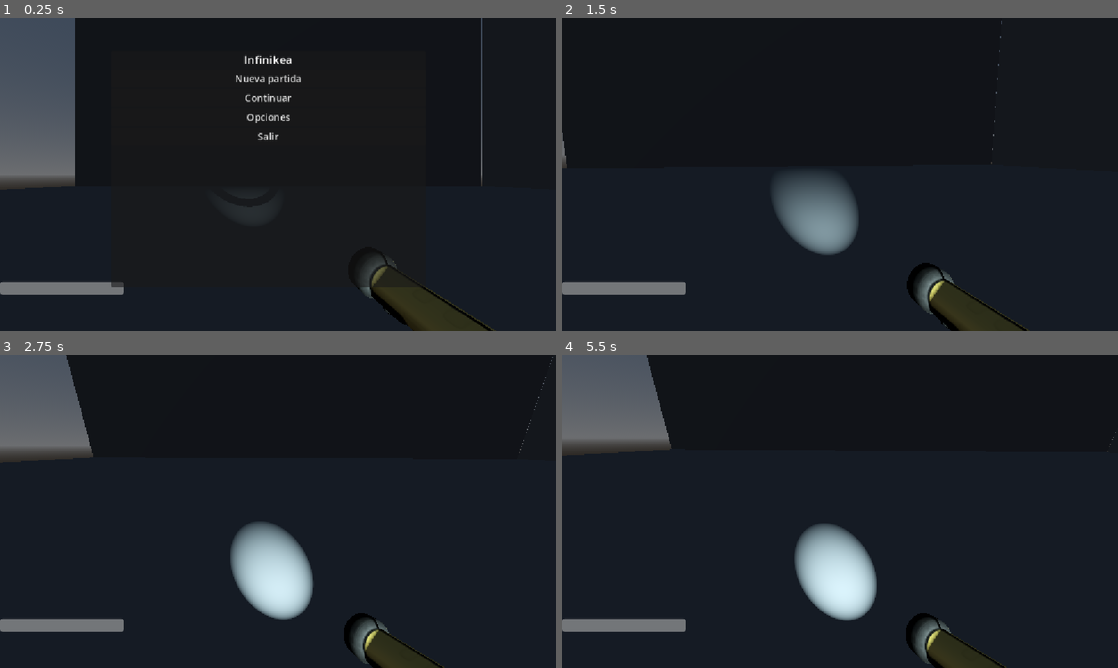
Above: before the commit, frames 1-4 (two rows, left to right).
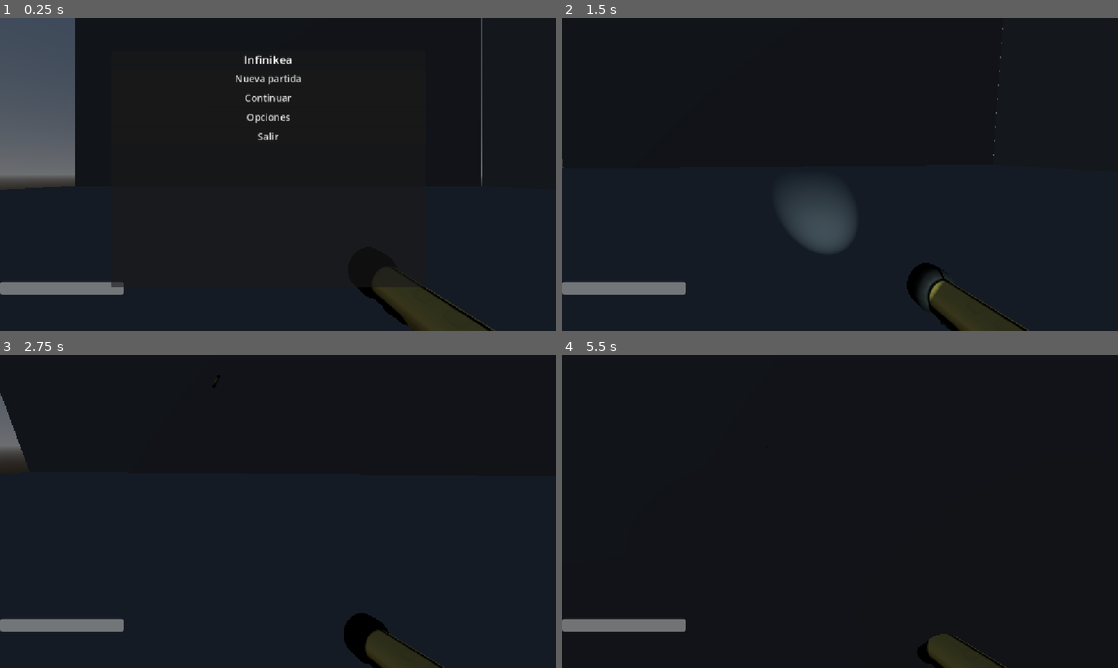
Above: after the commit, the same moments.

Repository: TasteLessTree/Infinikea
Game: Godot game, scene res://scenes/main.tscn
Two runs of this game, one before a commit and one after it. Both use one fixed random seed, a clock stepped at 60 frames per second and the inputs below.
Inputs (mouse positions are in pixels of both pictures, inside the frame that each line leads up to):
- Up to frame 1 (0.25 s): no input
- Up to frame 2 (1.5 s): click "Nueva partida" at 0.5 s; tap Enter at 1.25 s; move the mouse to (867, 174) at 1.27 s; hold W (move_forward) from 1.28 s (still down); tap F (spotlight_on_off) at 1.35 s
- Up to frame 3 (2.75 s): keep holding W (move_forward); tap Space (jump) at 1.52, 2.27 s; move the mouse to (250, 511) at 2.02 s; tap F (spotlight_on_off) at 2.1 s
- Up to frame 4 (5.5 s): keep holding W (move_forward); move the mouse to (851, 505) at 2.77 s; hold Shift (sprint) 2.78-3.53 s; tap F (spotlight_on_off) at 3.05, 3.6, 4.35, 5.3 s; tap Space (jump) at 3.5, 3.77, 4.52, 5.27 s; move the mouse to (834, 517) at 3.52 s; move the mouse to (878, 514) at 4.27 s; move the mouse to (795, 508) at 5.02 s; tap Shift (sprint) at 5.1 s

The runs differ from the first frame. In frame 1, 0.4% of the frame differs, in the area x 64-72%, y 76-95%; in frame 2, 3.3%; in frame 3, 8.3%; in frame 4, 9.4%, in the area x 0-100%, y 0-99%.
Error before the commit: Invalid access to property or key 'rotation' on a base object of type 'null instance'. (res://scripts/player.gd:93)

Commit message:
Linterna funcional

Diff:
--- a/assets/items/linterna/linterna.tscn
+++ b/assets/items/linterna/linterna.tscn
@@ -1,5 +1,6 @@
-[gd_scene load_steps=6 format=4 uid="uid://bs5mmnyftg8jg"]
+[gd_scene load_steps=7 format=4 uid="uid://bs5mmnyftg8jg"]
 
+[ext_resource type="Script" uid="uid://bi2p6f8em4cup" path="res://assets/items/linterna/linterna.gd" id="1_k3qu7"]
 [ext_resource type="Material" uid="uid://4ypek0oytg5x" path="res://material/linterna_material.tres" id="1_meiyn"]
 [ext_resource type="Texture2D" uid="uid://bwxmfx0guewti" path="res://assets/proyector.jpg" id="2_k3qu7"]
 
@@ -41,6 +42,7 @@
 shadow_mesh = SubResource("ArrayMesh_cb067")
 
 [node name="Linterna" type="Node3D"]
+script = ExtResource("1_k3qu7")
 
 [node name="flashlight_low" type="MeshInstance3D" parent="."]
 transform = Transform3D(0.048317652, -0.019319698, -0.011644363, -0.019335013, -0.049648713, 0.0021451565, -0.011618976, 0.00227843, -0.051992793, 0.37140387, -0.34109575, -0.46751547)
--- /dev/null
+++ b/scenes/mano.gd
@@ -0,0 +1,16 @@
+extends Node3D
+
+@onready var linterna = $SpotLight3D
+
+var spotlight_on: bool = false
+# Called when the node enters the scene tree for the first time.
+
+# Called every frame. 'delta' is the elapsed time since the previous frame.
+func _input(InputEvent):
+	# Encender apagar la linterna
+	if Input.is_action_just_pressed("spotlight_on_off") and !spotlight_on:
+		spotlight_on = true
+		linterna.light_energy = 1.5
+	elif Input.is_action_just_pressed("spotlight_on_off") and spotlight_on:
+		spotlight_on = false
+		linterna.light_energy = 0
--- a/scenes/player.tscn
+++ b/scenes/player.tscn
@@ -1,6 +1,7 @@
-[gd_scene load_steps=11 format=4 uid="uid://cbqcjkv0fl233"]
+[gd_scene load_steps=12 format=4 uid="uid://cbqcjkv0fl233"]
 
 [ext_resource type="Script" uid="uid://mt41345lvt7k" path="res://scripts/player.gd" id="1_3vyb7"]
+[ext_resource type="Script" uid="uid://iiw0i31fjxdq" path="res://scenes/mano.gd" id="2_fjrip"]
 [ext_resource type="PackedScene" uid="uid://dklwjv6sflcsp" path="res://scenes/view_model.tscn" id="3_dqkch"]
 [ext_resource type="AudioStream" uid="uid://fw2ay6ej1rga" path="res://assets/sounds/jump.mp3" id="4_qlg0r"]
 [ext_resource type="Material" uid="uid://4ypek0oytg5x" path="res://material/linterna_material.tres" id="5_qlg0r"]
@@ -63,12 +64,13 @@
 
 [node name="Mano" type="Node3D" parent="Head/Camera3D"]
 transform = Transform3D(1, 0, 0, 0, 1, 0, 0, 0, 1, 0, -0.658, 0)
+script = ExtResource("2_fjrip")
 
 [node name="SpotLight3D" type="SpotLight3D" parent="Head/Camera3D/Mano"]
 transform = Transform3D(0.9840966, 0, 0.1776344, 0, 1, 0, -0.17763439, 0, 0.9840965, 0.39679074, 0.3263114, -0.26993793)
 layers = 99
 light_color = Color(0.8764933, 0.9980642, 0.99999994, 1)
-light_energy = 7.2
+light_energy = 0.0
 light_volumetric_fog_energy = 16.0
 light_projector = ExtResource("5_ur7pv")
 shadow_enabled = true
--- a/scripts/flashlight.gd
+++ /dev/null
@@ -1,20 +0,0 @@
-extends Node3D
-
-@onready var linterna: SpotLight3D = $"../SpotLight3D"
-
-var spotlight_on: bool = true
-# Called when the node enters the scene tree for the first time.
-
-func _ready() -> void:
-	pass # Replace with function body.
-
-
-# Called every frame. 'delta' is the elapsed time since the previous frame.
-func _input(event: InputEvent) -> void:
-	# Encender apagar la linterna
-	if Input.is_action_just_pressed("spotlight_on_off") and spotlight_on:
-		spotlight_on = false
-		linterna.light_energy = 1.5
-	elif Input.is_action_just_pressed("spotlight_on_off") and !spotlight_on:
-		spotlight_on = true
-		linterna.light_energy = 0
--- a/scripts/player.gd
+++ b/scripts/player.gd
@@ -90,7 +90,7 @@
 	camara.rotation.x = lerp(camara.rotation.x, -deg_to_rad(camera_x_axis), camera_acc * delta)
 
 	head.rotation.y= -deg_to_rad(head_y_axis)
-	linterna.rotation.x = -deg_to_rad(camera_x_axis)
+	"linterna.rotation.x = -deg_to_rad(camera_x_axis)"
 
 	# Sonido de andar
 	var moving = direction.length() > 0.1
Not shown, added: scenes/mano.gd.uid
Not shown, removed: scripts/flashlight.gd.uid
